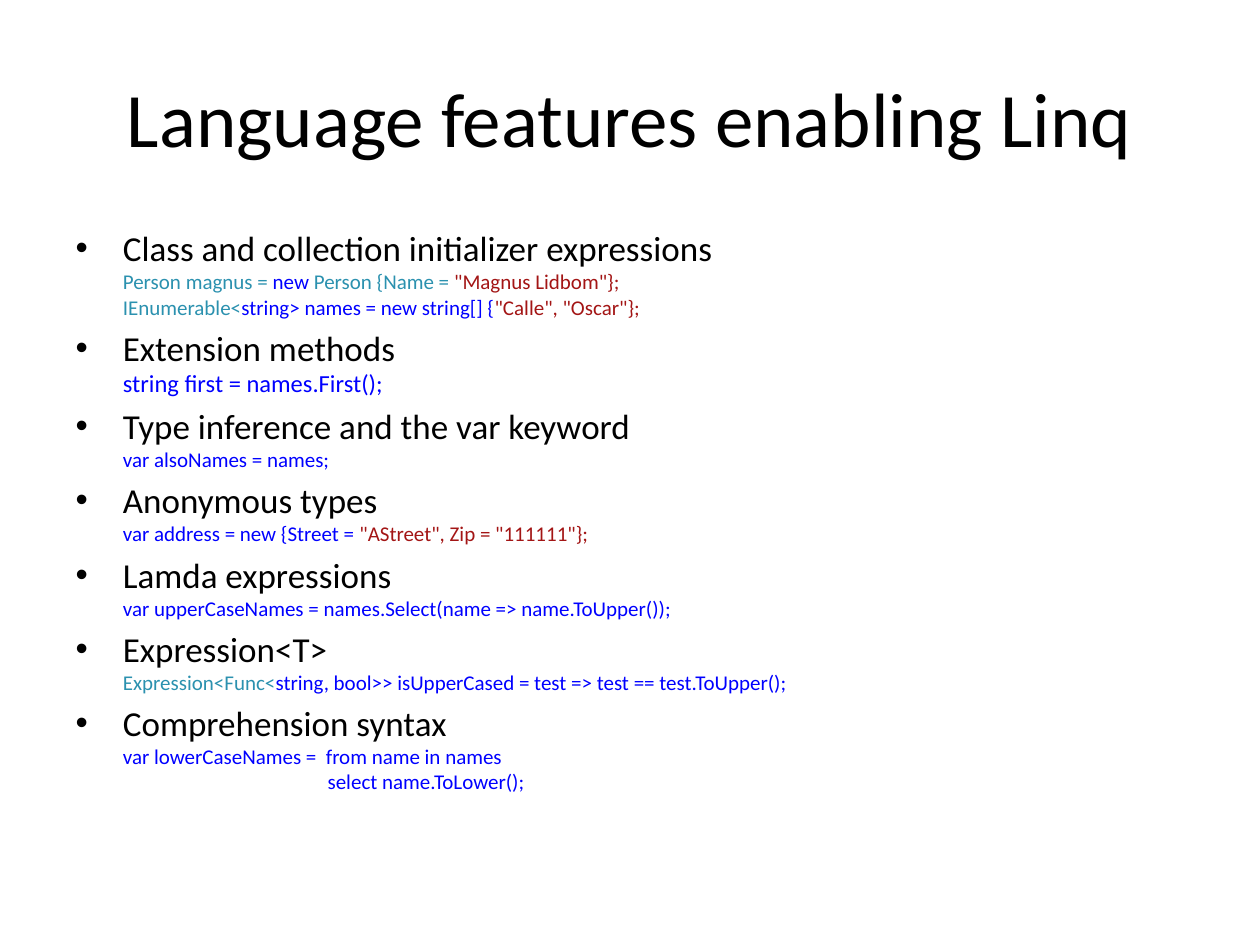
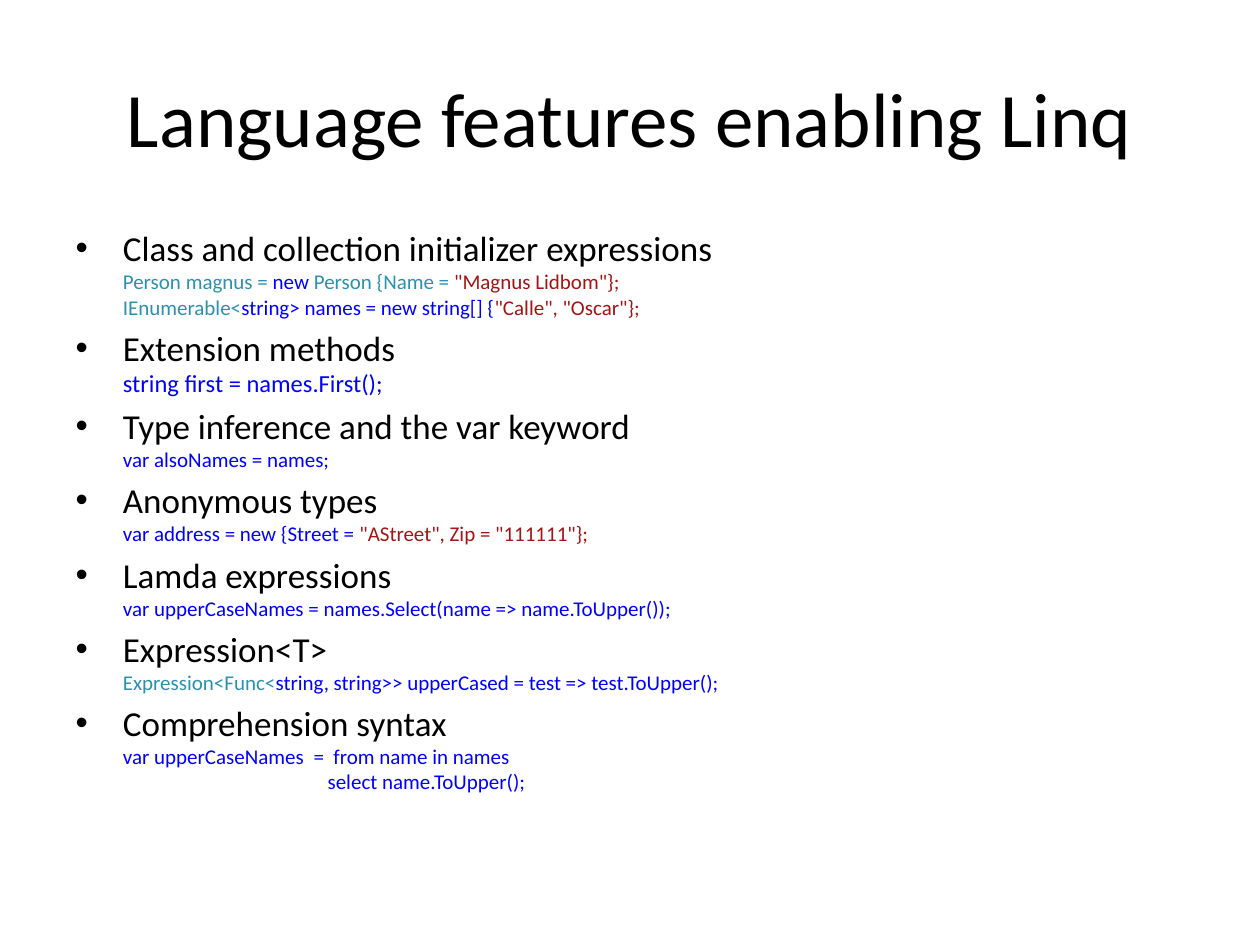
Before and after one commit to mlidbom/CSharpElevate, a slide deck: slide 7 of CSharp3.pptx. Drawn at 1260x945 pixels with LibreOffice and Linux fonts; fonts in the diff are those of the drawing. Boxes give left, top, right and bottom in pixels: in the first picture for what was removed or moved away, otherwise in the second. Text is boxed around its words. In the diff, an @@ line names an element or a change of style, - is before the commit and + after.

Commit message:
Minor updates

```diff
--- a/CSharp3.pptx
+++ b/CSharp3.pptx
@@ text at [123,638,718,793]: text changed @@
-• Expression<T>
-  Expression<Func<string, bool>> isUpperCased = test => test == test.ToUpper();
-• Comprehension syntax
-  var lowerCaseNames = from name in names
-  select name.ToLower();
+• Expression<T>
+  Expression<Func<string, string>> upperCased = test => test.ToUpper();
+• Comprehension syntax
+  var upperCaseNames = from name in names
+  select name.ToUpper();
```
